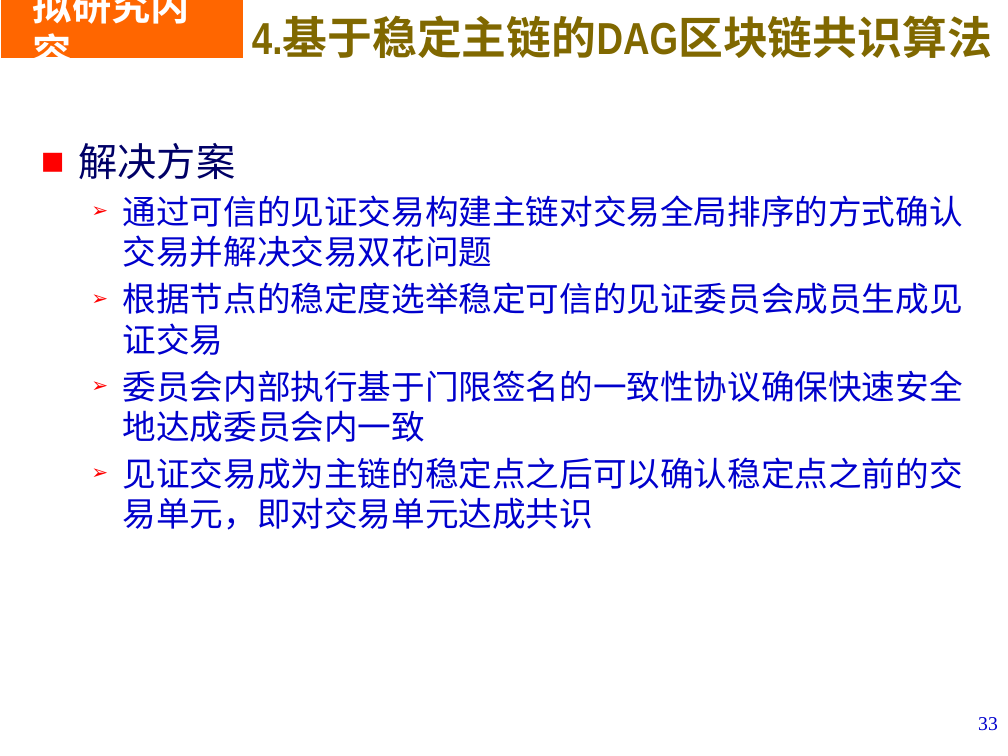
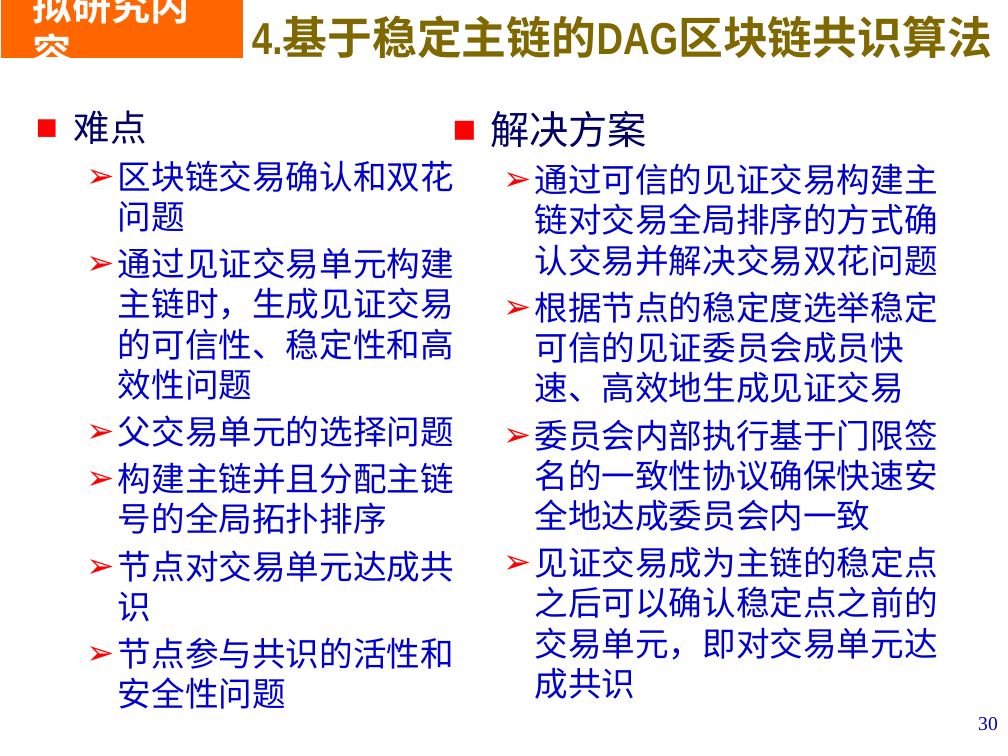
Before and after one commit to LiZhang2021/Blockchain, a slide deck: slide 30 of Doc/PHD_Papers/Thesis Proposal/开题V1.pptx (slide 33 before the commit). Drawn at 1008x756 pixels with LibreOffice and Linux fonts; fonts in the diff are those of the drawing; background and template pictures are left out. Boxes give left, top, right and bottom in pixels: in the first picture for what was removed or moved away, otherwise in the second. Text is boxed around its words. In the diff, an @@ line names an element or a change of style, - is before the commit and + after.

```diff
--- a/Doc/PHD_Papers/Thesis Proposal/开题V1.pptx
+++ b/Doc/PHD_Papers/Thesis Proposal/开题V1.pptx
@@ text at bbox=[74, 110, 454, 709]: text changed @@
-■ 解决方案
-  ➢ 通过可信的见证交易构建主链对交易全局排序的方式确认交易并解决交易双花问题
-  ➢ 根据节点的稳定度选举稳定可信的见证委员会成员生成见证交易
-  ➢ 委员会内部执行基于门限签名的一致性协议确保快速安全地达成委员会内一致
-  ➢ 见证交易成为主链的稳定点之后可以确认稳定点之前的交易单元，即对交易单元达成共识
+■ 难点
+  ➢ 区块链交易确认和双花问题
+  ➢ 通过见证交易单元构建主链时，生成见证交易的可信性、稳定性和高效性问题
+  ➢ 父交易单元的选择问题
+  ➢ 构建主链并且分配主链号的全局拓扑排序
+  ➢ 节点对交易单元达成共识
+  ➢ 节点参与共识的活性和安全性问题
@@ text added at bbox=[490, 111, 938, 699], 24 pt, text #0000CC @@
+■ 解决方案
+  ➢ 通过可信的见证交易构建主链对交易全局排序的方式确认交易并解决交易双花问题
+  ➢ 根据节点的稳定度选举稳定可信的见证委员会成员快速、高效地生成见证交易
+  ➢ 委员会内部执行基于门限签名的一致性协议确保快速安全地达成委员会内一致
+  ➢ 见证交易成为主链的稳定点之后可以确认稳定点之前的交易单元，即对交易单元达成共识
@@ page number at bbox=[978, 717, 998, 731]: text changed @@
-33
+30
```
Also in this commit, not shown: 24 other slides changed, 1 slide added, 4 slides removed, 1 other file.
